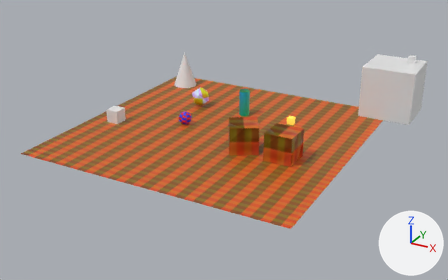
The glTF model importer/tests/assets/sample_level.glb: old version first, new version second.
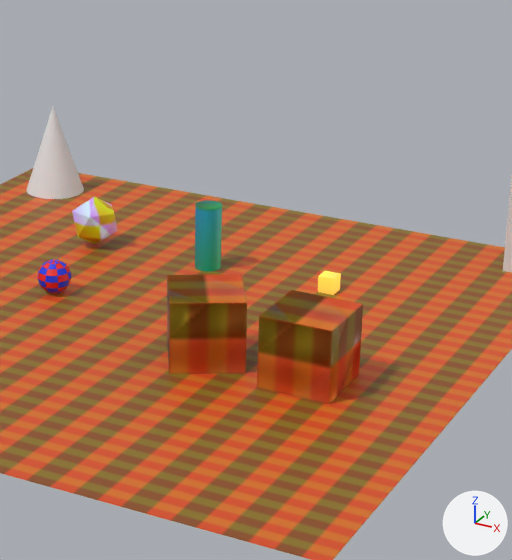
Each version is shown whole from a 50 mm lens placed at (20.7, -37.1, 17.9), pointed at (0.6, -0.5, -0.4), then close up on the part from 37% to 81% of the width and 4% to 81% of the height. The axes (+X, +Y, +Z) are drawn at lower right. The lights are the same throughout. The last two pictures show the newer version. Objects named as collision shapes, trigger or cutter boxes, shadow casters or lower levels of detail are left out. Where no turn or scale is listed for an object, it has been applied to the vertices.

Before the edit, the objects in view are built like this:
```python
me_cart_body = bpy.data.meshes.new('cart_body')
me_cart_body.from_pydata(...)  # a box spanning x -0.5..0.5, y -0.5..0.5, z -0.5..0.5
me_ground = bpy.data.meshes.new('ground')
me_ground.from_pydata(...)  # 4 vertices, 2 faces; spans x -10.0..10.0, y -10.0..10.0, z 0.0
me_ground.materials.append(mat_ground_wood)
me_rock = bpy.data.meshes.new('rock')
me_rock.from_pydata(...)  # an icosphere of 20 faces spanning x -0.72..0.72, y -0.68..0.68, z -0.8..0.8
me_rock.materials.append(mat_rock_orm)  # picture img_wood_orm
ob_cart_body = bpy.data.objects.new('cart_body', me_cart_body)
ob_cart_body.location = (-8.0, -2.0, 0.5)
ob_ground = bpy.data.objects.new('ground', me_ground)
ob_ground.location = (0.0, 0.0, 0.0)
ob_rock = bpy.data.objects.new('rock', me_rock)
ob_rock.location = (-4.0, 4.0, 0.8)
# also in view: 'pillar' at (0.0, 4.0, 1.0); 'crate' at (3.0, -2.0, 1.0); 'tree_lod0' at (-8.0, 8.0, 1.5); 'ball' at (-3.0, 0.0, 0.5); 'crate_copy' at (6.0, -2.0, 1.0)
```
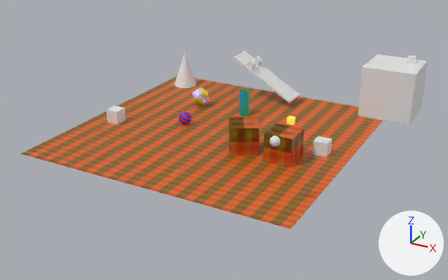
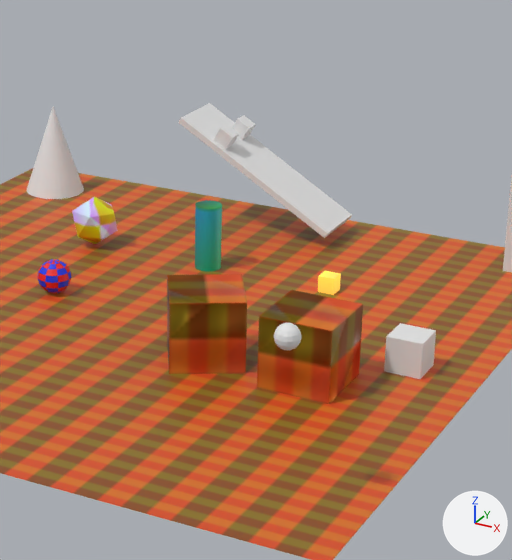
The change, as a list of edits to the scene's bpy script:
```text
Add me_rubber_block:
    me_rubber_block.from_pydata([(-0.342, -0.25, -0.092), (-0.092, -0.25, 0.342), (-0.342, 0.25, -0.092), (-0.092, 0.25, 0.342), (0.092, -0.25, -0.342), (0.342, -0.25, 0.092), (0.092, 0.25, -0.342), (0.342, 0.25, 0.092)], [], [(0, 1, 3), (0, 3, 2), (2, 3, 7), (2, 7, 6), (6, 7, 5), (6, 5, 4), (4, 5, 1), (4, 1, 0), (2, 6, 4), (2, 4, 0), (7, 3, 1), (7, 1, 5)])
Add me_ramp:
    me_ramp.from_pydata([(-2.65, -1.0, 1.41), (-2.55, -1.0, 1.59), (-2.65, 1.0, 1.41), (-2.55, 1.0, 1.59), (2.55, -1.0, -1.59), (2.65, -1.0, -1.41), (2.55, 1.0, -1.59), (2.65, 1.0, -1.41)], [], [(0, 1, 3), (0, 3, 2), (2, 3, 7), (2, 7, 6), (6, 7, 5), (6, 5, 4), (4, 5, 1), (4, 1, 0), (2, 6, 4), (2, 4, 0), (7, 3, 1), (7, 1, 5)])
Add me_bouncy_ball:
    me_bouncy_ball.from_pydata(...)  # a UV sphere (16 segments, 8 rings, poles along z) spanning x -0.3..0.3, y -0.3..0.3, z -0.3..0.3
Add ob_rubber_block:
    ob_rubber_block = bpy.data.objects.new('rubber_block', me_rubber_block)
    ob_rubber_block.location = (-1.12, 8.6, 3.05)
Add ob_ice_block:
    ob_ice_block = bpy.data.objects.new('ice_block', me_rubber_block.copy())
    ob_ice_block.location = (-1.12, 7.4, 3.05)
Add ob_ramp:
    ob_ramp = bpy.data.objects.new('ramp', me_ramp)
    ob_ramp.location = (0.0, 8.0, 2.0)
Add ob_ghost:
    ob_ghost = bpy.data.objects.new('ghost', me_cart_body.copy())  # the mesh of ob_cart_body
    ob_ghost.location = (8.0, 0.0, 0.5)
Add ob_bouncy_ball:
    ob_bouncy_ball = bpy.data.objects.new('bouncy_ball', me_bouncy_ball)
    ob_bouncy_ball.location = (8.0, -8.0, 4.0)
```

Changed parts and their boxes [x1, y1, x2, y2] in the close-ups (512 x 560 px):
'ramp', added
    after: [178, 103, 352, 238]
'ghost', added
    after: [384, 323, 436, 379]
'bouncy_ball', added
    after: [274, 323, 302, 350]
'ice_block', added
    after: [214, 124, 239, 150]
'rubber_block', added
    after: [232, 115, 256, 140]
